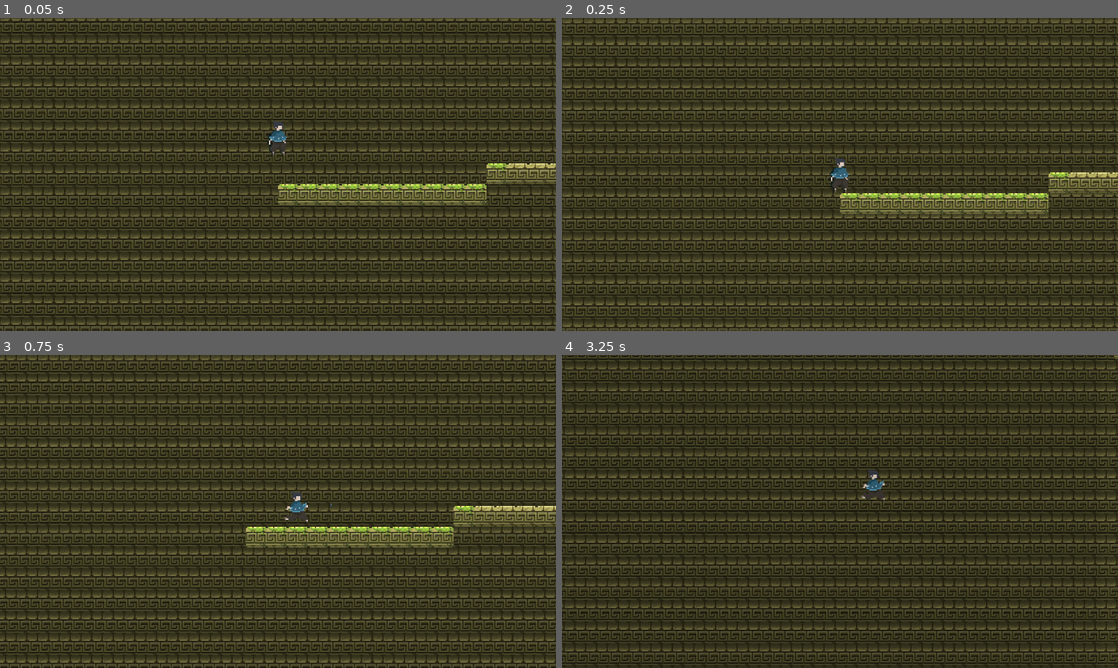
Above: before the commit, frames 1-4 (two rows, left to right).
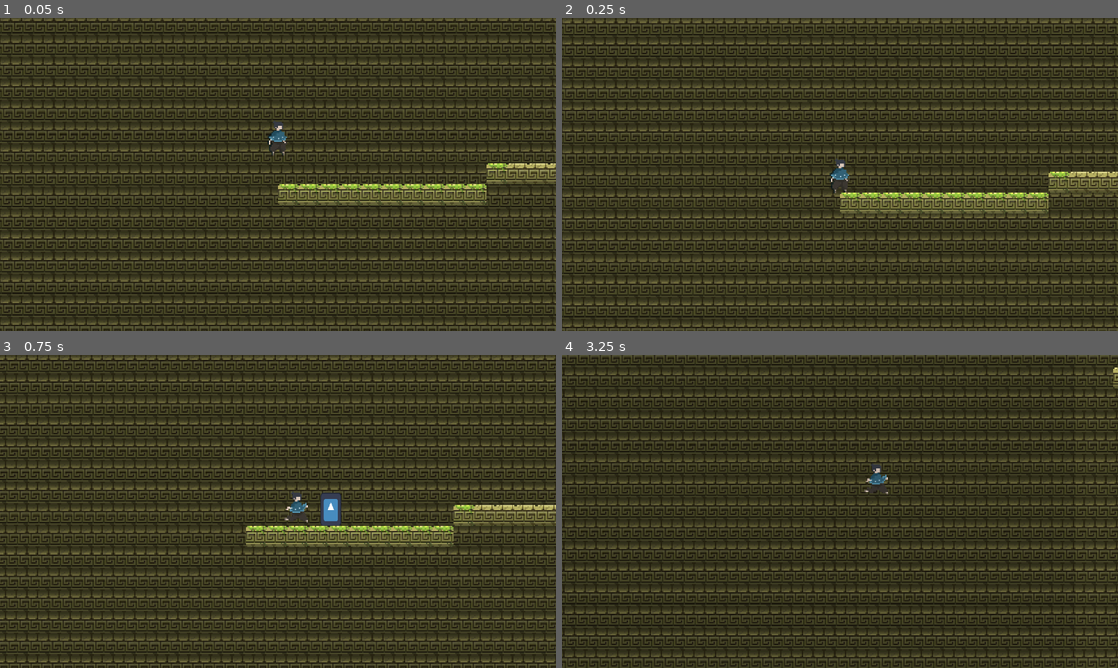
Above: after the commit, the same moments.

Repository: logan03109/second-jame-gam
Game: Godot game, scene res://scenes/Main.tscn
Same seed, same stepped clock (60 frames per second), same inputs: the game is played once before the commit and once after it. The engine's default icon, where the game draws it, is replaced by a stand-in: a white triangle on a blue panel in a dark square.
Inputs:
- Up to frame 1 (0.05 s): no input
- Up to frame 2 (0.25 s): no input
- Up to frame 3 (0.75 s): hold D (p1_right) from 0.53 s (still down); tap L (p2_join) at 0.6 s
- Up to frame 4 (3.25 s): tap W (p1_jump) at 0.77, 1.52, 3.02 s; tap F (p1_dash) at 1.35 s; tap L (p2_join) at 1.55, 2.3, 3.05 s; release D (p1_right) at 2.03 s; hold A (p1_left) 2.03-2.78 s; tap / (p2_dash) at 2.1 s; hold D (p1_right) from 2.78 s (still down); tap Down (p2_down) at 2.85 s

Frame 1 is identical in both runs. In frame 2, 1.8% of the frame differs, in the area x 0-100%, y 1-96%; in frame 3, 6.5%; in frame 4, 38%, in the area x 0-100%, y 0-100%.

Commit message:
added variable decay speed

Diff:
--- a/project.godot
+++ b/project.godot
@@ -43,12 +43,12 @@
 }
 p1_down={
 "deadzone": 0.2,
-"events": [Object(InputEventKey,"resource_local_to_scene":fa …(119 unchanged characters)… ressed":false,"pressed":false,"keycode":83,"physical_keycode":0,"key_label":0,"unicode":115,"location":0,"echo":false,"script":null)
+"events": [Object(InputEventKey,"resource_local_to_scene":fa …(119 unchanged characters)… ressed":false,"pressed":false,"keycode":0,"physical_keycode":83,"key_label":0,"unicode":115,"location":0,"echo":false,"script":null)
 ]
 }
 p1_dash={
 "deadzone": 0.2,
-"events": [Object(InputEventKey,"resource_local_to_scene":fa …(119 unchanged characters)… ressed":false,"pressed":false,"keycode":70,"physical_keycode":0,"key_label":0,"unicode":102,"location":0,"echo":false,"script":null)
+"events": [Object(InputEventKey,"resource_local_to_scene":fa …(119 unchanged characters)… ressed":false,"pressed":false,"keycode":0,"physical_keycode":70,"key_label":0,"unicode":102,"location":0,"echo":false,"script":null)
 ]
 }
 p2_left={
--- a/scenes/GDLTchunk.tscn
+++ b/scenes/GDLTchunk.tscn
@@ -1,6 +1,7 @@
 [gd_scene format=3 uid="uid://t60pgi0w1ghl"]
 
 [ext_resource type="Texture2D" uid="uid://b8ei0qxkov3pa" path="res://assets/Screenshot 2026-06-04 113736.png" id="1_acjtj"]
+[ext_resource type="Script" uid="uid://chl7is63tud05" path="res://scripts/scene_scripts/gdl_tchunk.gd" id="1_mm4kq"]
 [ext_resource type="Texture2D" uid="uid://bujd5gs24k1tu" path="res://assets/gd block second.png" id="2_mm4kq"]
 
 [sub_resource type="TileSetAtlasSource" id="TileSetAtlasSource_0dxg6"]
@@ -22,6 +23,7 @@
 size = Vector2(3, 120.5)
 
 [node name="Chunk1" type="Node2D" unique_id=1976061801]
+script = ExtResource("1_mm4kq")
 
 [node name="TileMap" type="TileMap" parent="." unique_id=1417962687]
 tile_set = SubResource("TileSet_lvfo5")
--- a/scenes/Main.tscn
+++ b/scenes/Main.tscn
@@ -46,3 +46,9 @@
 position = Vector2(27, -472)
 scale = Vector2(0.52, 0.52)
 texture = ExtResource("10_lhr70")
+
+[node name="CanvasLayer" type="CanvasLayer" parent="." unique_id=863344744]
+
+[node name="TimerLabel" type="Label" parent="CanvasLayer" unique_id=961418659]
+offset_right = 40.0
+offset_bottom = 23.0
--- a/scenes/Player_1.tscn
+++ b/scenes/Player_1.tscn
@@ -8,6 +8,7 @@
 [ext_resource type="Texture2D" uid="uid://dc5yoqremo2et" path="res://assets/character 1 frame 4.png" id="6_s0g1m"]
 
 [sub_resource type="RectangleShape2D" id="RectangleShape2D_3li8b"]
+size = Vector2(15, 26)
 
 [sub_resource type="SpriteFrames" id="SpriteFrames_xmx1o"]
 animations = [{
@@ -44,6 +45,7 @@
 script = ExtResource("1_p0vlq")
 
 [node name="CollisionShape2D" type="CollisionShape2D" parent="." unique_id=340616201]
+position = Vector2(-0.5, -4)
 shape = SubResource("RectangleShape2D_3li8b")
 
 [node name="AnimatedSprite2D" type="AnimatedSprite2D" parent="." unique_id=202130230]
--- a/scenes/Player_2.tscn
+++ b/scenes/Player_2.tscn
@@ -1,10 +1,10 @@
 [gd_scene format=3 uid="uid://doj1lafa43rle"]
 
 [ext_resource type="Script" uid="uid://cj6bb8kpb5m66" path="res://scripts/player_2.gd" id="1_7s6vm"]
-[ext_resource type="Texture2D" uid="uid://blvtklug7alen" path="res://assets/character 1- standing v3.png" id="2_7s6vm"]
+[ext_resource type="Texture2D" uid="uid://ddln83stjyssf" path="res://assets/icon.svg" id="2_7s6vm"]
 
 [sub_resource type="RectangleShape2D" id="RectangleShape2D_3li8b"]
-size = Vector2(20, 33)
+size = Vector2(16, 25.5)
 
 [node name="player_2" type="CharacterBody2D" unique_id=479724984]
 collision_layer = 2
@@ -12,11 +12,12 @@
 script = ExtResource("1_7s6vm")
 
 [node name="Sprite2D" type="Sprite2D" parent="." unique_id=674797557]
-position = Vector2(2.3841858e-07, 8.34465e-07)
-scale = Vector2(0.1, 0.1)
+position = Vector2(-2.3841858e-07, 4.0000005)
+scale = Vector2(0.12499999, 0.203125)
 texture = ExtResource("2_7s6vm")
 
 [node name="CollisionShape2D" type="CollisionShape2D" parent="." unique_id=340616201]
+position = Vector2(0, 3.75)
 shape = SubResource("RectangleShape2D_3li8b")
 
 [node name="AnimatedSprite2D" type="AnimatedSprite2D" parent="." unique_id=1376983246]
--- a/scenes/chunk_1.tscn
+++ b/scenes/chunk_1.tscn
@@ -1,5 +1,6 @@
 [gd_scene format=3 uid="uid://cmxphmyhw0cgv"]
 
+[ext_resource type="Script" uid="uid://cl705qoipodxj" path="res://scripts/scene_scripts/chunk_1.gd" id="1_ch8ff"]
 [ext_resource type="Texture2D" uid="uid://dteirguo5crgd" path="res://assets/stone tile.png" id="1_lx8el"]
 [ext_resource type="Texture2D" uid="uid://ci0vubrwyojin" path="res://assets/grass stone tile.png" id="2_ch8ff"]
 
@@ -22,6 +23,7 @@
 size = Vector2(3, 120.5)
 
 [node name="Chunk1" type="Node2D" unique_id=1976061801]
+script = ExtResource("1_ch8ff")
 
 [node name="TileMap" type="TileMap" parent="." unique_id=1417962687]
 tile_set = SubResource("TileSet_lvfo5")
--- a/scenes/chunk_2.tscn
+++ b/scenes/chunk_2.tscn
@@ -1,5 +1,6 @@
 [gd_scene format=3 uid="uid://j1etn6qdep6"]
 
+[ext_resource type="Script" uid="uid://eyhww75f1qns" path="res://scripts/scene_scripts/chunk_2.gd" id="1_qnukp"]
 [ext_resource type="Texture2D" uid="uid://rw003wb3l6jy" path="res://assets/stone tile dark.png" id="1_qywaf"]
 [ext_resource type="Texture2D" uid="uid://ci0vubrwyojin" path="res://assets/grass stone tile.png" id="2_qnukp"]
 
@@ -22,6 +23,7 @@
 size = Vector2(3, 120.5)
 
 [node name="Chunk1" type="Node2D" unique_id=1976061801]
+script = ExtResource("1_qnukp")
 
 [node name="TileMap" type="TileMap" parent="." unique_id=1417962687]
 tile_set = SubResource("TileSet_lvfo5")
--- a/scenes/chunk_3.tscn
+++ b/scenes/chunk_3.tscn
@@ -1,5 +1,6 @@
 [gd_scene format=3 uid="uid://buevcx4p2sfko"]
 
+[ext_resource type="Script" uid="uid://cxe0op2b7qs53" path="res://scripts/scene_scripts/chunk_3.gd" id="1_jnfqe"]
 [ext_resource type="Texture2D" uid="uid://rw003wb3l6jy" path="res://assets/stone tile dark.png" id="1_sng7j"]
 [ext_resource type="Texture2D" uid="uid://ci0vubrwyojin" path="res://assets/grass stone tile.png" id="2_jnfqe"]
 
@@ -22,6 +23,7 @@
 size = Vector2(3, 120.5)
 
 [node name="Chunk" type="Node2D" unique_id=1161737643]
+script = ExtResource("1_jnfqe")
 
 [node name="TileMap" type="TileMap" parent="." unique_id=1182193466]
 tile_set = SubResource("TileSet_h4vka")
--- a/scenes/chunk_4.tscn
+++ b/scenes/chunk_4.tscn
@@ -1,6 +1,7 @@
 [gd_scene format=3 uid="uid://d1oj06hdu16jv"]
 
 [ext_resource type="Texture2D" uid="uid://rw003wb3l6jy" path="res://assets/stone tile dark.png" id="1_6hmeb"]
+[ext_resource type="Script" uid="uid://vr4kpy6uvkeg" path="res://scripts/scene_scripts/chunk_4.gd" id="1_cvr14"]
 [ext_resource type="Texture2D" uid="uid://ci0vubrwyojin" path="res://assets/grass stone tile.png" id="2_cvr14"]
 
 [sub_resource type="TileSetAtlasSource" id="TileSetAtlasSource_8875b"]
@@ -22,6 +23,7 @@
 size = Vector2(3, 120.5)
 
 [node name="Chunk" type="Node2D" unique_id=1953445551]
+script = ExtResource("1_cvr14")
 
 [node name="TileMap" type="TileMap" parent="." unique_id=835326629]
 tile_set = SubResource("TileSet_7300w")
--- a/scenes/chunk_5.tscn
+++ b/scenes/chunk_5.tscn
@@ -1,5 +1,6 @@
 [gd_scene format=3 uid="uid://c4w4djvera0lb"]
 
+[ext_resource type="Script" uid="uid://br4e4q32qgo37" path="res://scripts/scene_scripts/chunk_5.gd" id="1_m3ala"]
 [ext_resource type="Texture2D" uid="uid://b8ei0qxkov3pa" path="res://assets/Screenshot 2026-06-04 113736.png" id="1_pmgtx"]
 [ext_resource type="Texture2D" uid="uid://bujd5gs24k1tu" path="res://assets/gd block second.png" id="2_edwfw"]
 [ext_resource type="Texture2D" uid="uid://rw003wb3l6jy" path="res://assets/stone tile dark.png" id="4_kgy54"]
@@ -36,6 +37,7 @@
 size = Vector2(3, 120.5)
 
 [node name="Chunk1" type="Node2D" unique_id=1976061801]
+script = ExtResource("1_m3ala")
 
 [node name="TileMap" type="TileMap" parent="." unique_id=1417962687]
 tile_set = SubResource("TileSet_lvfo5")
--- a/scenes/main.gd
+++ /dev/null
@@ -1,11 +0,0 @@
-extends Node2D
-
-
-# Called when the node enters the scene tree for the first time.
-func _ready() -> void:
-	pass # Replace with function body.
-
-
-# Called every frame. 'delta' is the elapsed time since the previous frame.
-func _process(delta: float) -> void:
-	pass
--- a/scripts/main.gd
+++ b/scripts/main.gd
@@ -8,7 +8,9 @@
 @export var chunk_scenes: Array[PackedScene] = []
 @export var start_chunk: PackedScene
 @export var safe_chunk_interval := 1
-
+@export var safe_chunk_time := 5.0
+
+@onready var timer_label := $CanvasLayer/TimerLabel
 @onready var camera          := $GameCamera
 @onready var player1         := $player_1
 @onready var player2         := $player_2
@@ -27,6 +29,10 @@
 var triggered_decay_on  := {}
 var pending_spawn       := ""
 var spawn_ready         := false  # blocks _check_chunks until ready
+var safe_timer := 0.0
+var in_safe_chunk := false
+var first_safe_chunk := true
+var current_chunk: Node2D = null
 
 func _ready():
 	add_to_group("main")
@@ -53,6 +59,7 @@
 		pending_spawn = ""
 		_spawn_chunk()
 
+	_update_chunk_speed()
 	if decay_active:
 		decay_wall_x += decay_speed * delta
 
@@ -73,6 +80,21 @@
 	# Update the visual line's X position to match your logic wall
 	decay_line.global_position.x = decay_wall_x - 1100
 
+	if in_safe_chunk:
+		safe_timer -= delta
+
+		timer_label.text = "Decay resumes in: %.1f" % safe_timer
+
+		if safe_timer <= 0:
+			in_safe_chunk = false
+			decay_active = true
+			timer_label.visible = false
+
+			# Start decay from current player position
+			decay_wall_x = _get_living_player_x() + decay_start_offset
+	else:
+			timer_label.visible = false
+
 func _spawn_specific_chunk(scene: PackedScene):
 	if scene == null:
 		print("NO START CHUNK SET IN INSPECTOR")
@@ -134,6 +156,18 @@
 	if (body == player1 or (p2_joined and body == player2)) and not triggered_decay_off.get(area, false):
 		triggered_decay_off[area] = true
 		decay_active = false
+		if first_safe_chunk:
+			first_safe_chunk = false
+			timer_label.visible = false
+			in_safe_chunk = false
+		else:
+			in_safe_chunk = true
+			safe_timer = safe_chunk_time
+
+			if timer_label:
+				timer_label.visible = true
+				timer_label.text = "Decay resumes in: %d" % int(ceil(safe_timer))
+
 		_respawn_dead_players()
 
 func _on_chunk_decay_on(body, area):
@@ -251,3 +285,24 @@
 	elif not player2_dead and p2_joined:
 		return player2.global_position.x
 	return player1.global_position.x  # fallback
+
+func _update_chunk_speed():
+	var player_x = _get_living_player_x()
+
+	for chunk in active_chunks:
+		var end_marker = chunk.get_node_or_null("EndPoint")
+		if end_marker == null:
+			continue
+
+		var chunk_start = chunk.global_position.x
+		var chunk_end = chunk.global_position.x + end_marker.position.x
+
+		if player_x >= chunk_start and player_x < chunk_end:
+			if chunk != current_chunk:
+				current_chunk = chunk
+
+				if "chunk_decay_speed" in chunk:
+					decay_speed = chunk.chunk_decay_speed
+					print("Decay speed changed to ", decay_speed)
+
+			return
--- /dev/null
+++ b/scripts/scene_scripts/chunk_1.gd
@@ -0,0 +1,2 @@
+extends Node2D
+@export var chunk_decay_speed := 200.0
--- /dev/null
+++ b/scripts/scene_scripts/chunk_2.gd
@@ -0,0 +1,2 @@
+extends Node2D
+@export var chunk_decay_speed := 200.0
--- /dev/null
+++ b/scripts/scene_scripts/chunk_3.gd
@@ -0,0 +1,2 @@
+extends Node2D
+@export var chunk_decay_speed := 200.0
--- /dev/null
+++ b/scripts/scene_scripts/chunk_4.gd
@@ -0,0 +1,2 @@
+extends Node2D
+@export var chunk_decay_speed := 200.0
--- /dev/null
+++ b/scripts/scene_scripts/chunk_5.gd
@@ -0,0 +1,2 @@
+extends Node2D
+@export var chunk_decay_speed := 200.0
--- /dev/null
+++ b/scripts/scene_scripts/gdl_tchunk.gd
@@ -0,0 +1,2 @@
+extends Node2D
+@export var chunk_decay_speed := 200.0
Not shown, removed: scenes/main.gd.uid
Not shown, added: scripts/scene_scripts/chunk_1.gd.uid
Not shown, added: scripts/scene_scripts/chunk_2.gd.uid
Not shown, added: scripts/scene_scripts/chunk_3.gd.uid
Not shown, added: scripts/scene_scripts/chunk_4.gd.uid
Not shown, added: scripts/scene_scripts/chunk_5.gd.uid
Not shown, added: scripts/scene_scripts/gdl_tchunk.gd.uid
